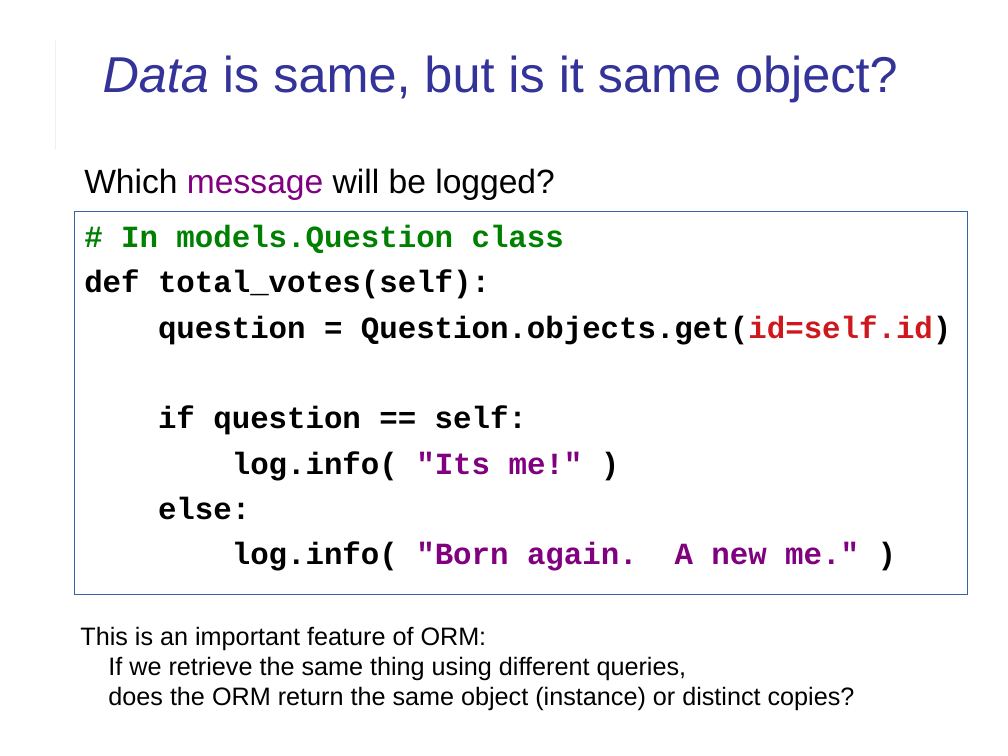
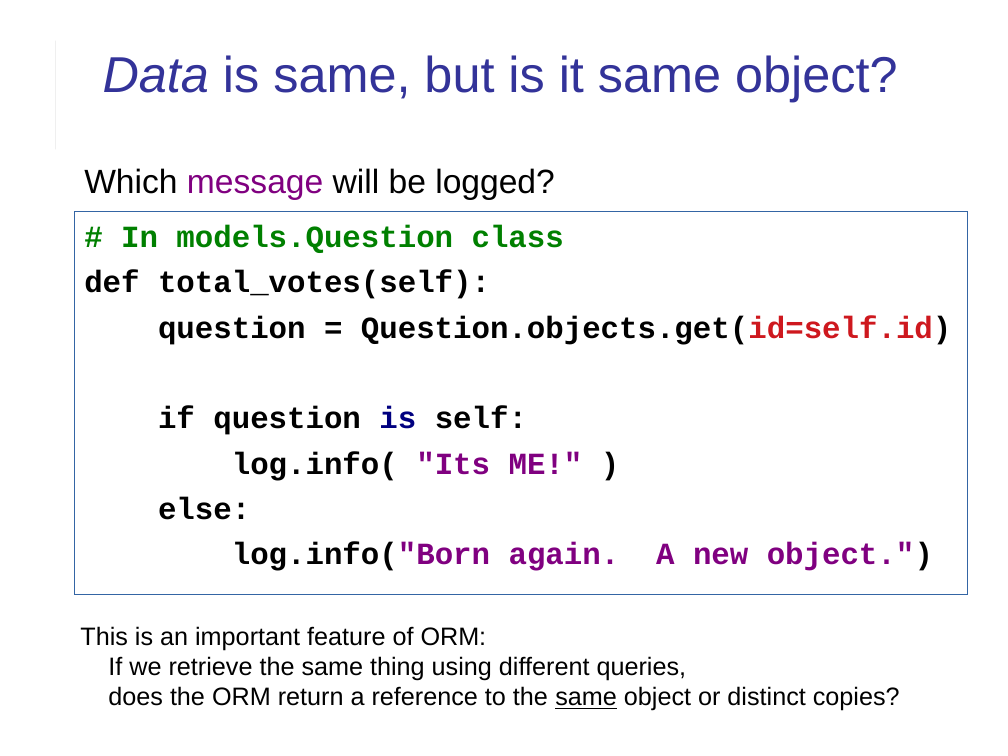
Before and after one commit to cpske/ISP, a slide deck: slide 22 of assignment/feedback/LabExam1-feedback.odp (slide 20 before the commit). Drawn at 1008x756 pixels with LibreOffice and Linux fonts; fonts in the diff are those of the drawing. Boxes give left, top, right and bottom in pixels: in the first picture for what was removed or moved away, otherwise in the second. Text is boxed around its words. In the diff, an @@ line names an element or a change of style, - is before the commit and + after.

```diff
--- a/assignment/feedback/LabExam1-feedback.odp
+++ b/assignment/feedback/LabExam1-feedback.odp
@@ text at [158, 406, 583, 481]: text changed @@
-if question == self:
-log.info( "Its me!" )
+if question is self:
+log.info( "Its ME!" )
@@ text at [232, 542, 933, 571]: text changed @@
-log.info( "Born again. A new me." )
+log.info("Born again. A new object.")
@@ text at [108, 656, 900, 711]: text changed @@
-If we retrieve the same thing using different queries,
-does the ORM return the same object (instance) or distinct copies?
+If we retrieve the same thing using different queries,
+does the ORM return a reference to the same object or distinct copies?
```
Also in this commit, not shown: 12 other slides changed, 3 slides added, 5 other files.
